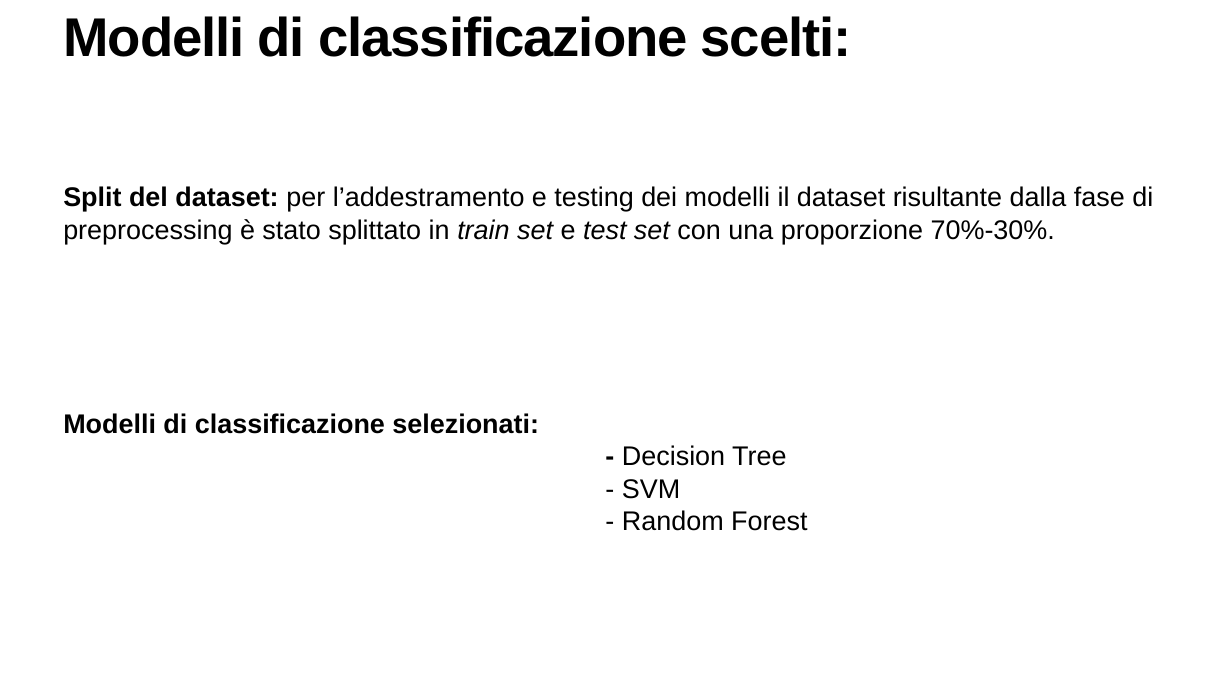
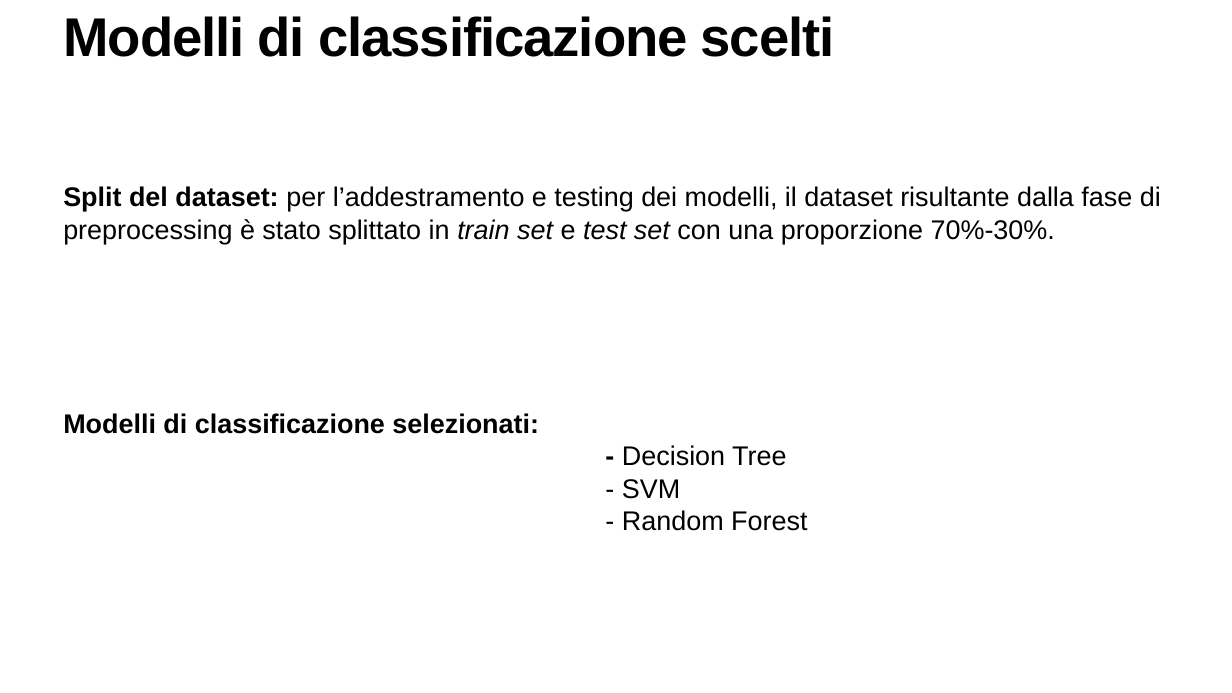
Before and after one commit to mik3sw/ML-project, a slide deck: slide 13 of Presentazione ML.pptx. Drawn at 1232x693 pixels with LibreOffice and Linux fonts; fonts in the diff are those of the drawing. Boxes give left, top, right and bottom in pixels: in the first picture for what was removed or moved away, otherwise in the second. Text is boxed around its words. In the diff, an @@ line names an element or a change of style, - is before the commit and + after.

```diff
--- a/Presentazione ML.pptx
+++ b/Presentazione ML.pptx
@@ title at box(64, 16, 835, 57): text changed @@
-Modelli di classificazione scelti:
+Modelli di classificazione scelti
@@ text at box(63, 186, 1161, 244): text changed @@
-Split del dataset: per l’addestramento e testing dei modelli il dataset risultante dalla fase di preprocessing è stato splittato in train set e test set con una proporzione 70%-30%.
+Split del dataset: per l’addestramento e testing dei modelli, il dataset risultante dalla fase di preprocessing è stato splittato in train set e test set con una proporzione 70%-30%.
```
Also in this commit, not shown: 1 other file.
